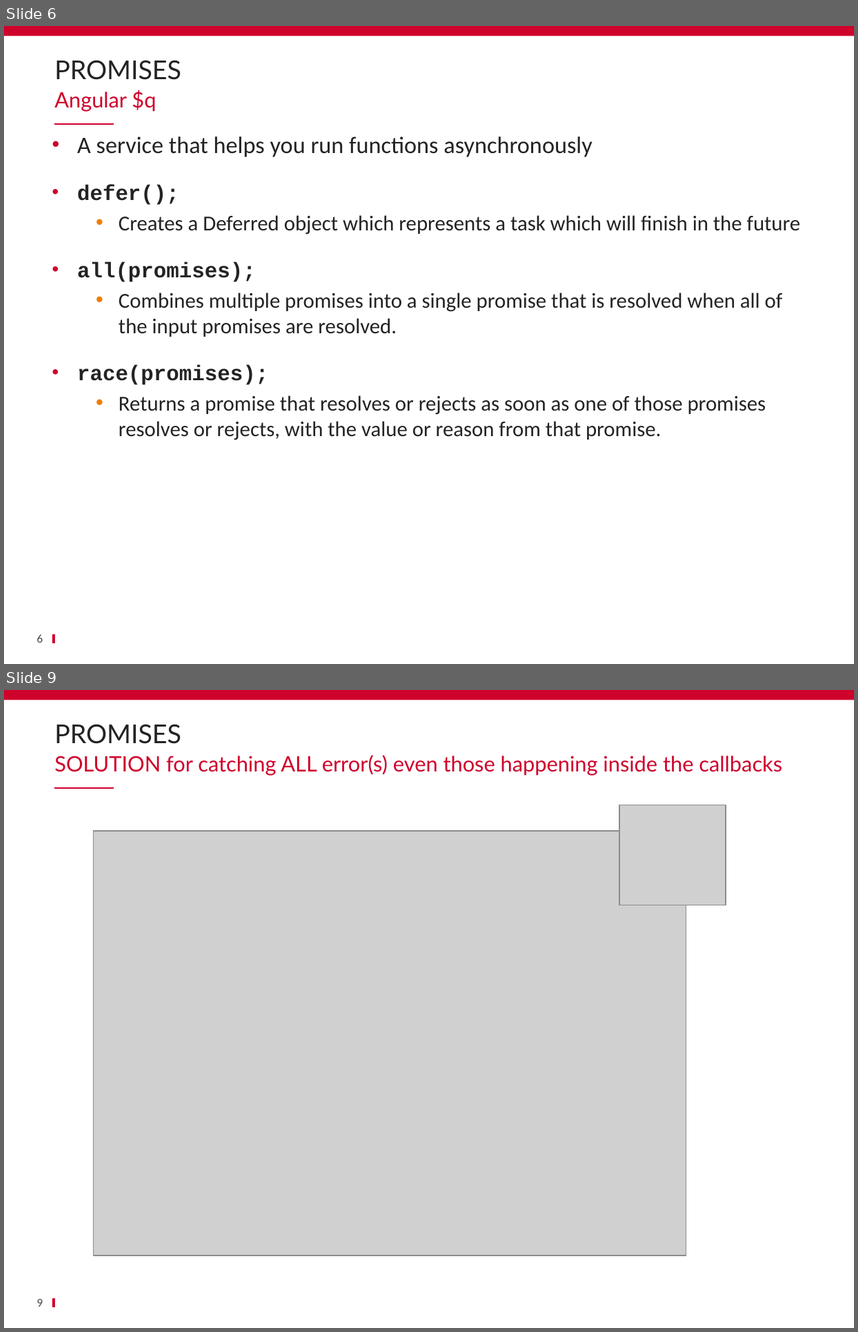
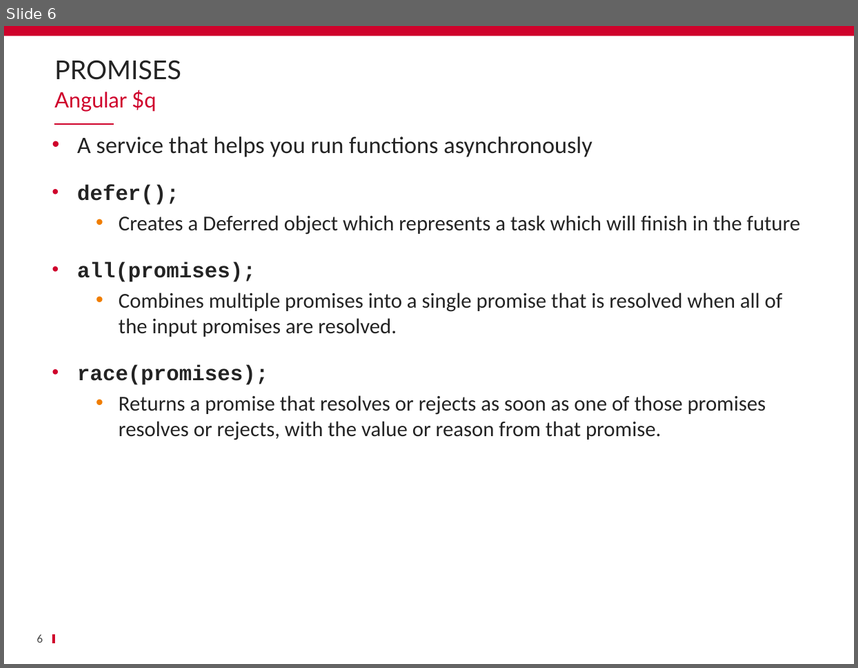
Before and after one commit to schassande/formation-angularjs1, a slide deck: Jour2/08 Promesses/08_Promesses.pptx. Shown one above the other, each under a label of ours: slides 6 and 9 before the commit, slide 6 after it; the slides between them are not shown. The pictures are 858x1332 and 858x668 pixels, drawn with LibreOffice and Linux fonts; fonts in the diff are those of the drawing; grey boxes stand for pictures; background and template pictures are left out. Boxes give left, top, right and bottom in pixels: in the first picture for what was removed or moved away, otherwise in the second. Text is boxed around its words. In the diff, an @@ line names an element or a change of style, - is before the commit and + after.

```diff
--- a/Jour2/08 Promesses/08_Promesses.pptx
+++ b/Jour2/08 Promesses/08_Promesses.pptx
@@ slide 9 removed at [4,690,854,1328], background #FFFFFF; not listed: 3 template elements that a slide beside it also shows @@
@@ title removed at [54,724,181,744] @@
-PROMISES
@@ text removed at [54,755,782,776] @@
-SOLUTION for catching ALL error(s) even those happening inside the callbacks
@@ picture removed at [619,805,726,905] @@
@@ picture removed at [93,831,686,1255] @@
@@ page number removed at [37,1299,43,1306] @@
-9
```
Also in this commit, not shown: 2 slides changed, 3 slides added, 1 other slide removed, 40 other files.
